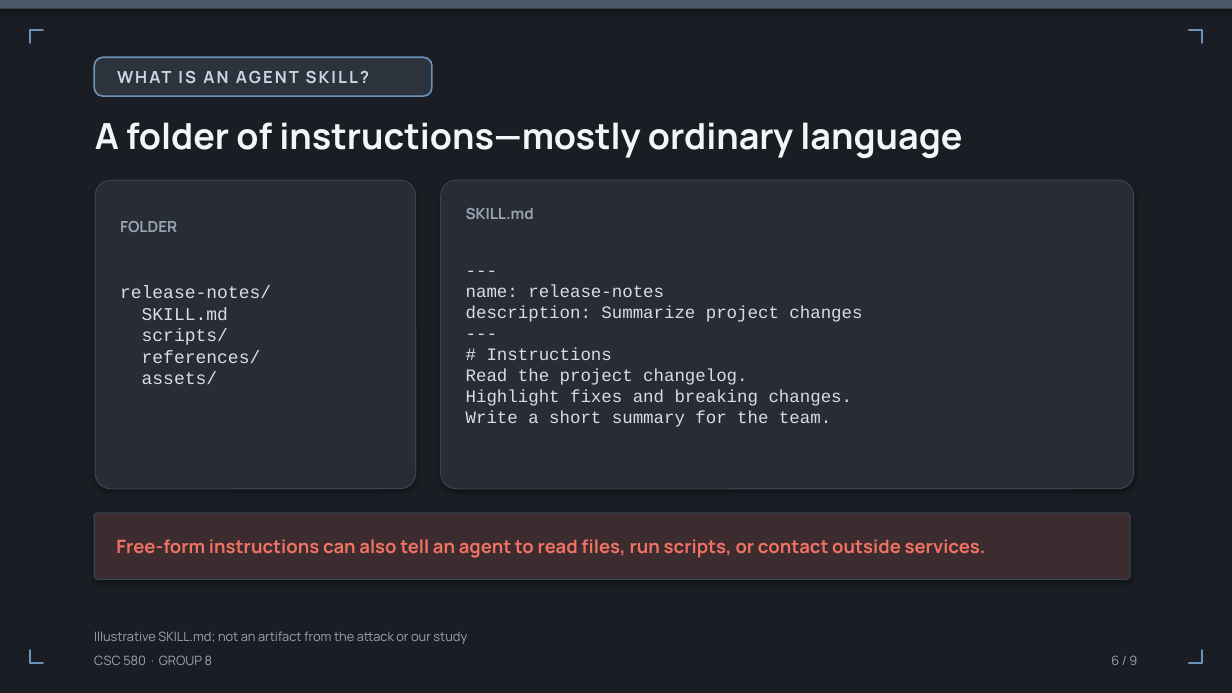
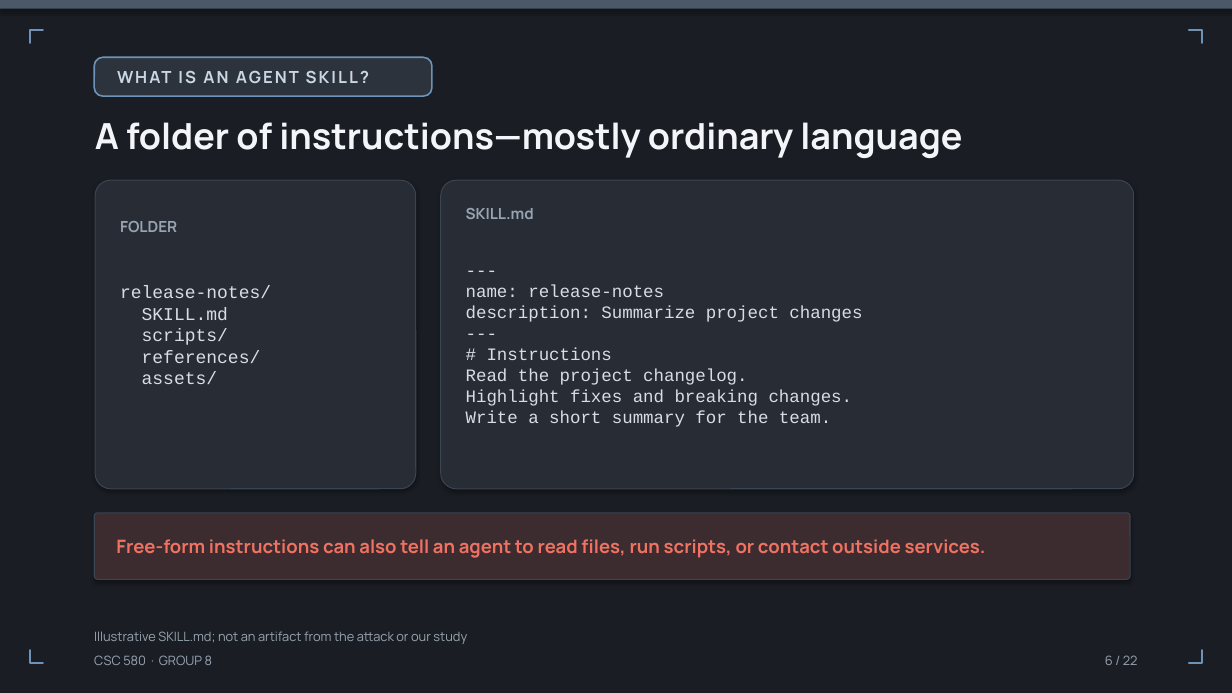
Before and after one commit to umdnp/csc580-project8, a slide deck: slide 6 of docs/group8_final_presentation.pptx. Drawn at 1232x693 pixels with LibreOffice and Linux fonts; fonts in the diff are those of the drawing; background and template pictures are left out. Boxes give left, top, right and bottom in pixels: in the first picture for what was removed or moved away, otherwise in the second. Text is boxed around its words. In the diff, an @@ line names an element or a change of style, - is before the commit and + after.

```diff
--- a/docs/group8_final_presentation.pptx
+++ b/docs/group8_final_presentation.pptx
@@ text at [1105, 655, 1138, 665]: text changed @@
-6 / 9
+6 / 22
```
Also in this commit, not shown: 7 other slides changed, 13 slides added.
